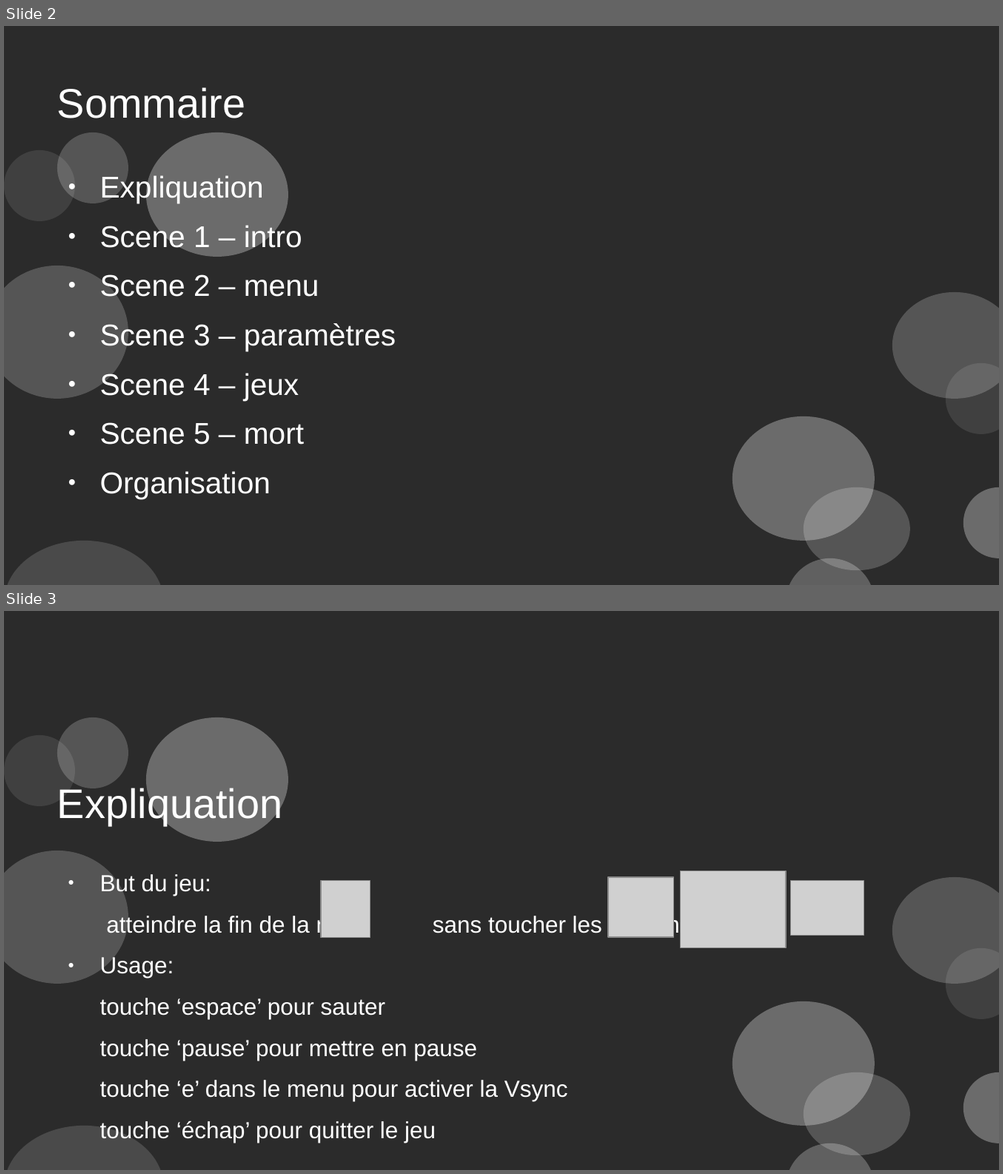
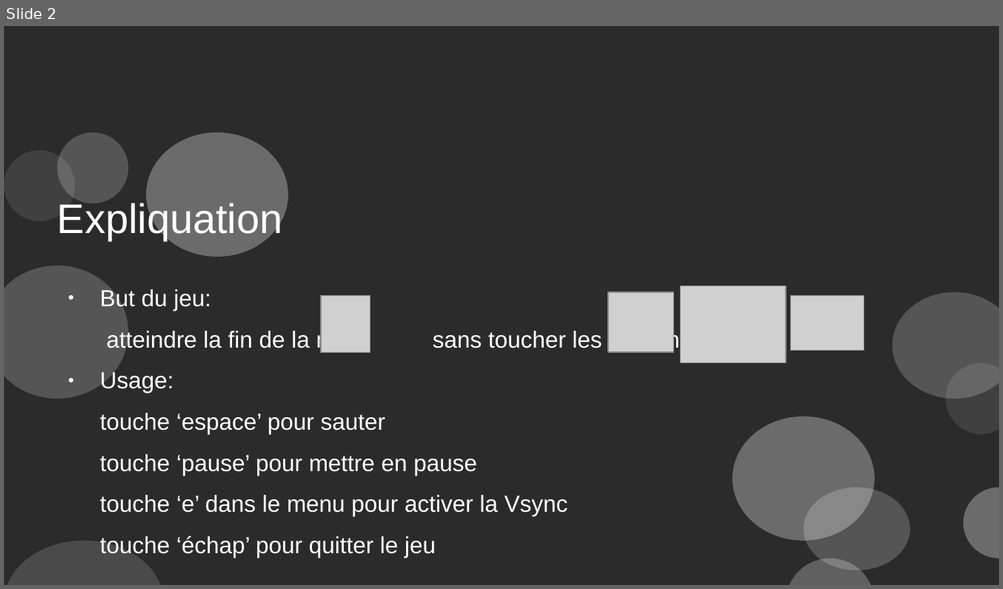
Before and after one commit to Saverio976/Runner, a slide deck: review.odp. Shown one above the other, each under a label of ours: slides 2 and 3 before the commit, slide 2 after it. The pictures are 1003x1174 and 1003x589 pixels, drawn with LibreOffice and Linux fonts; fonts in the diff are those of the drawing; grey boxes stand for pictures; background and template pictures are left out; a plain dark background stands for a picture behind light text. Boxes give left, top, right and bottom in pixels: in the first picture for what was removed or moved away, otherwise in the second. Text is boxed around its words. In the diff, an @@ line names an element or a change of style, - is before the commit and + after.

```diff
--- a/review.odp
+++ b/review.odp
@@ slide 2 removed at <box>4,26,999,585</box>, background picture (left out); not listed: 11 template elements that a slide beside it also shows @@
@@ title removed at <box>57,87,245,118</box> @@
-Sommaire
@@ text removed at <box>100,174,395,500</box> @@
-● Expliquation
-● Scene 1 – intro
-● Scene 2 – menu
-● Scene 3 – paramètres
-● Scene 4 – jeux
-● Scene 5 – mort
-● Organisation
@@ what was slide 3 is now slide 2 @@
```
Also in this commit, not shown: 2 slides changed.
